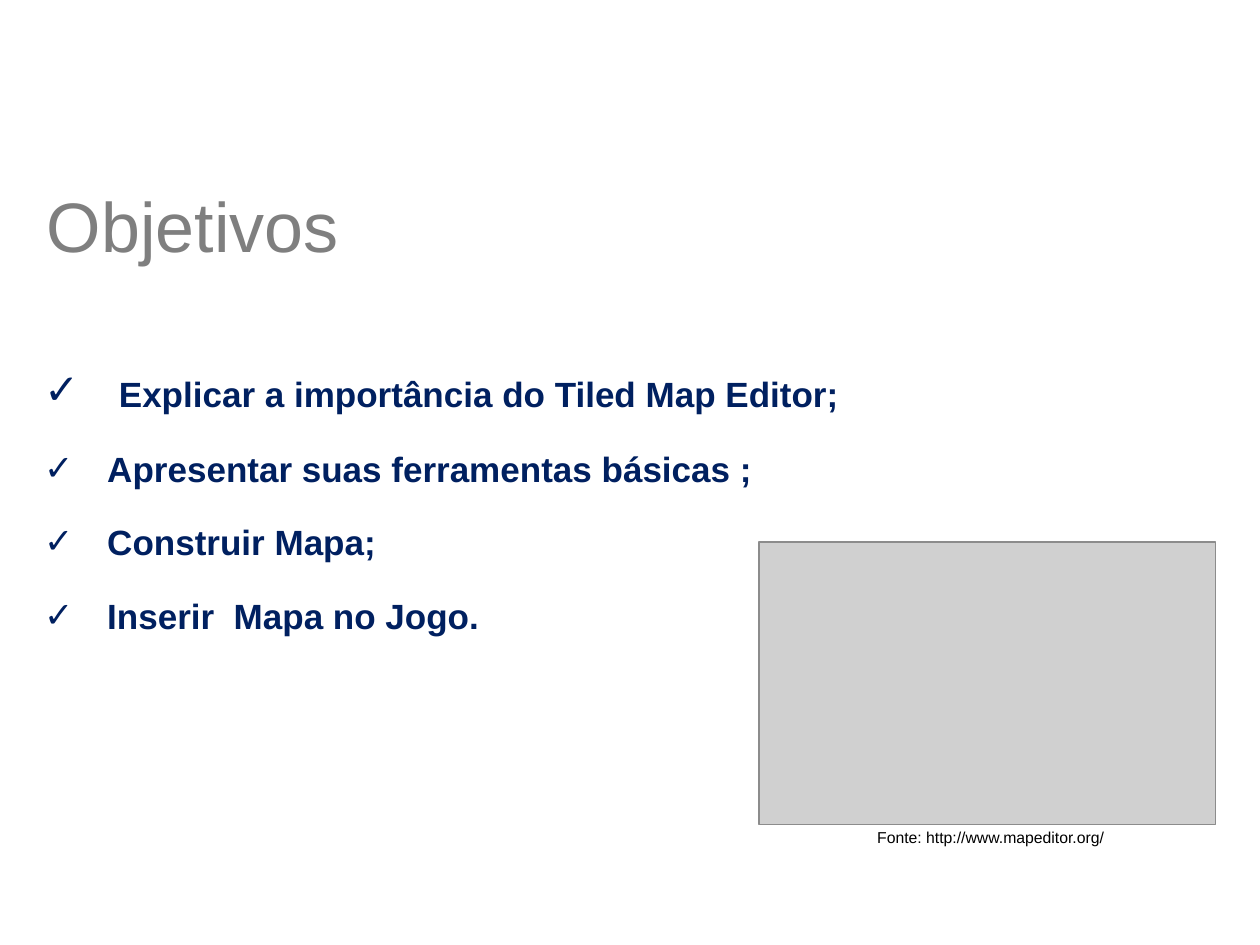
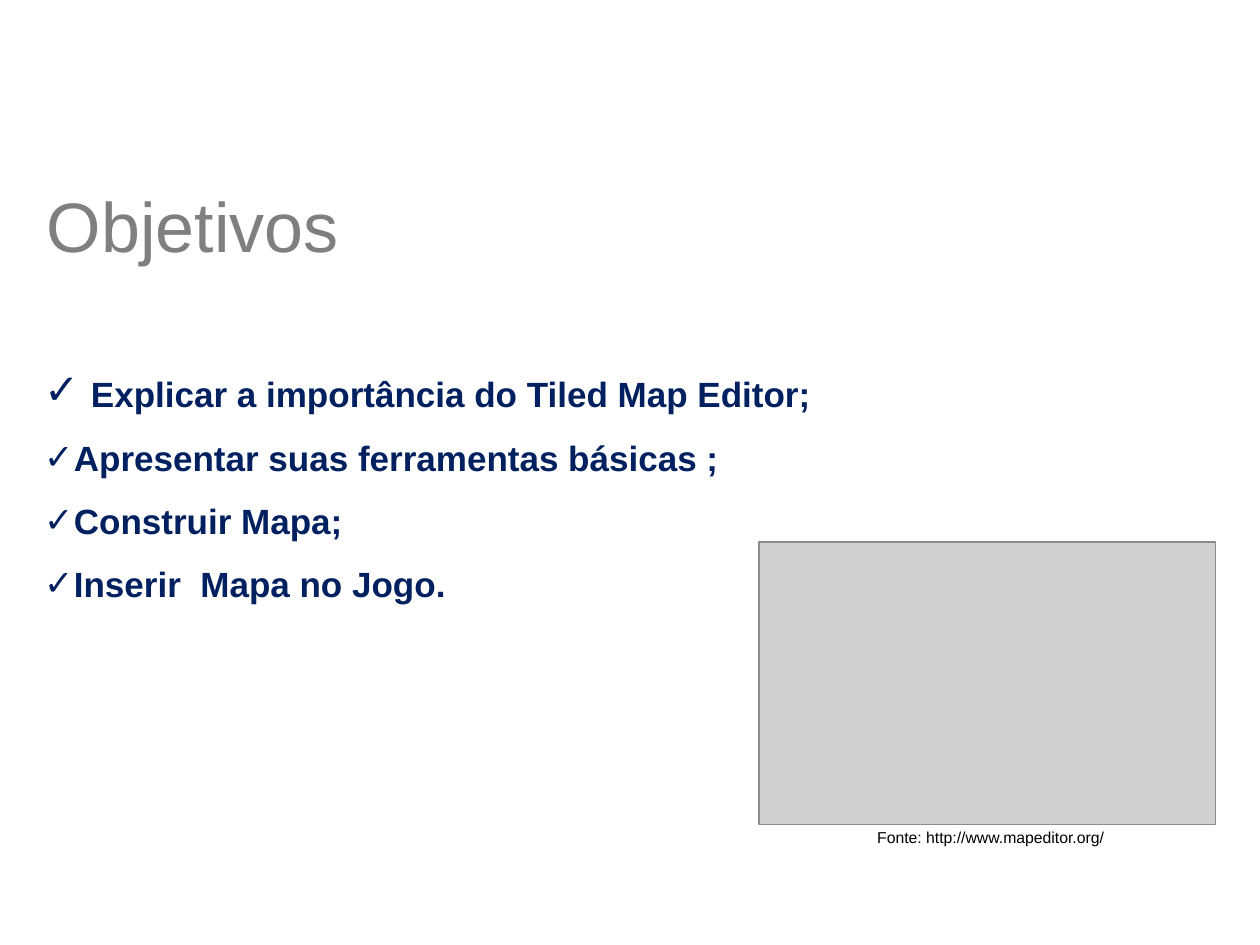
Before and after one commit to jucimarjr/html5games, a slide deck: slide 4 of phaser/tutorial - Tiled Map/Aula TiledMap.pptx. Drawn at 1260x945 pixels with LibreOffice and Linux fonts; fonts in the diff are those of the drawing; grey boxes stand for pictures; background and template pictures are left out. Boxes give left, top, right and bottom in pixels: in the first picture for what was removed or moved away, otherwise in the second. Text is boxed around its words. In the diff, an @@ line names an element or a change of style, - is before the commit and + after.

Commit message:
[phaser][tutorial tiled]slide corrigido

```diff
--- a/phaser/tutorial - Tiled Map/Aula TiledMap.pptx
+++ b/phaser/tutorial - Tiled Map/Aula TiledMap.pptx
@@ text "Explicar a importância do Tiled ..." at <box>74,381,810,604</box>: indent changed; less space between paragraphs @@
```
Also in this commit, not shown: 26 other slides changed, 1 other file.
